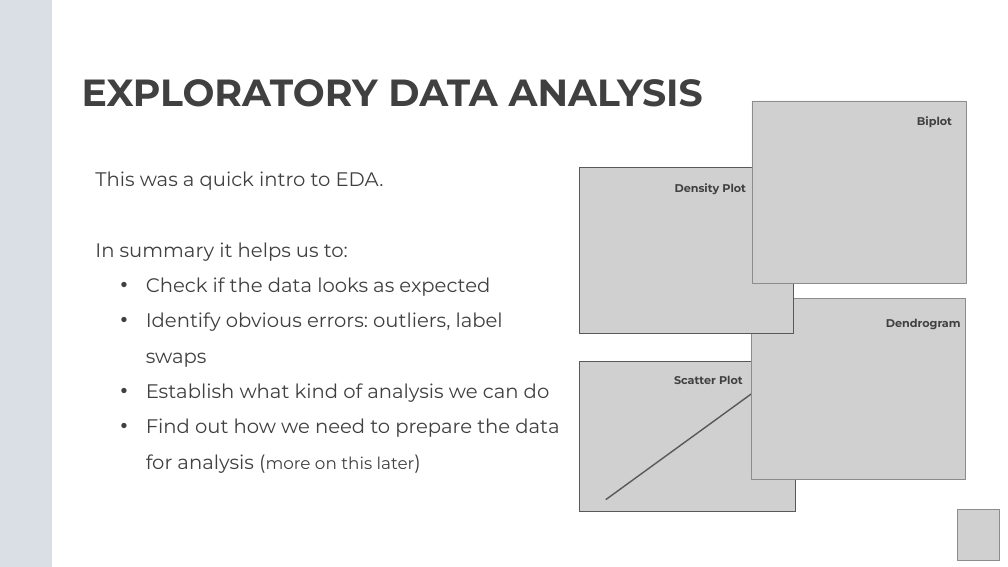
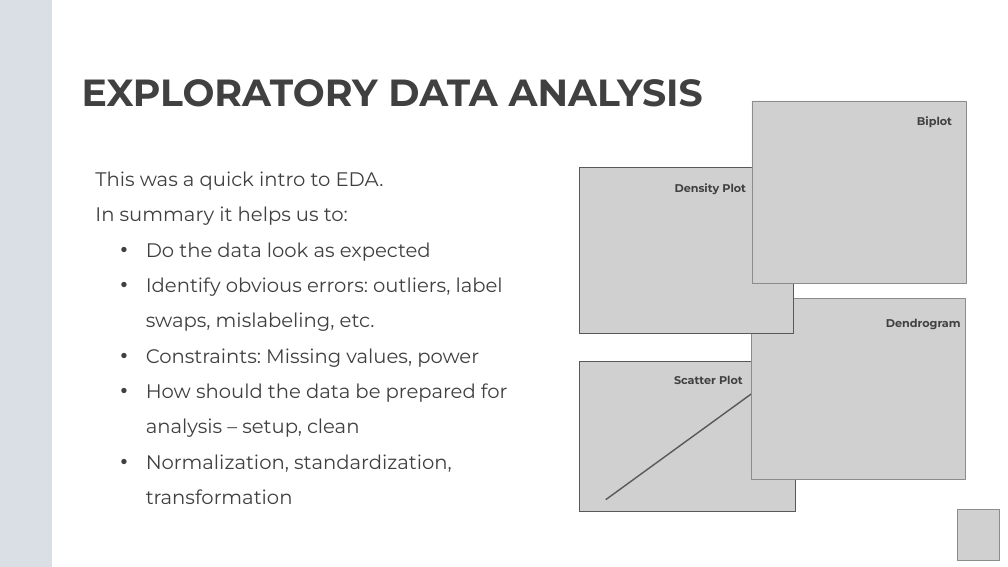
Before and after one commit to Center-for-Health-Data-Science/Foundations-of-Health-Data-Science, a slide deck: slide 36 of Slides/FHDS_Exploratory_Data_Analysis_Part2.pptx (slide 24 before the commit). Drawn at 1008x567 pixels with LibreOffice and Linux fonts; fonts in the diff are those of the drawing; grey boxes stand for pictures. Boxes give left, top, right and bottom in pixels: in the first picture for what was removed or moved away, otherwise in the second. Text is boxed around its words. In the diff, an @@ line names an element or a change of style, - is before the commit and + after.

```diff
--- a/Slides/FHDS_Exploratory_Data_Analysis_Part2.pptx
+++ b/Slides/FHDS_Exploratory_Data_Analysis_Part2.pptx
@@ text at [146,242,508,504]: text changed @@
-  • Check if the data looks as expected
-  • Identify obvious errors: outliers, label swaps
-  • Establish what kind of analysis we can do
-  • Find out how we need to prepare the data for analysis (more on this later)
+  • Do the data look as expected
+  • Identify obvious errors: outliers, label swaps, mislabeling, etc.
+  • Constraints: Missing values, power
+  • How should the data be prepared for analysis – setup, clean
+  • Normalization, standardization, transformation
```
Also in this commit, not shown: 5 other slides changed, 3 slides removed.
